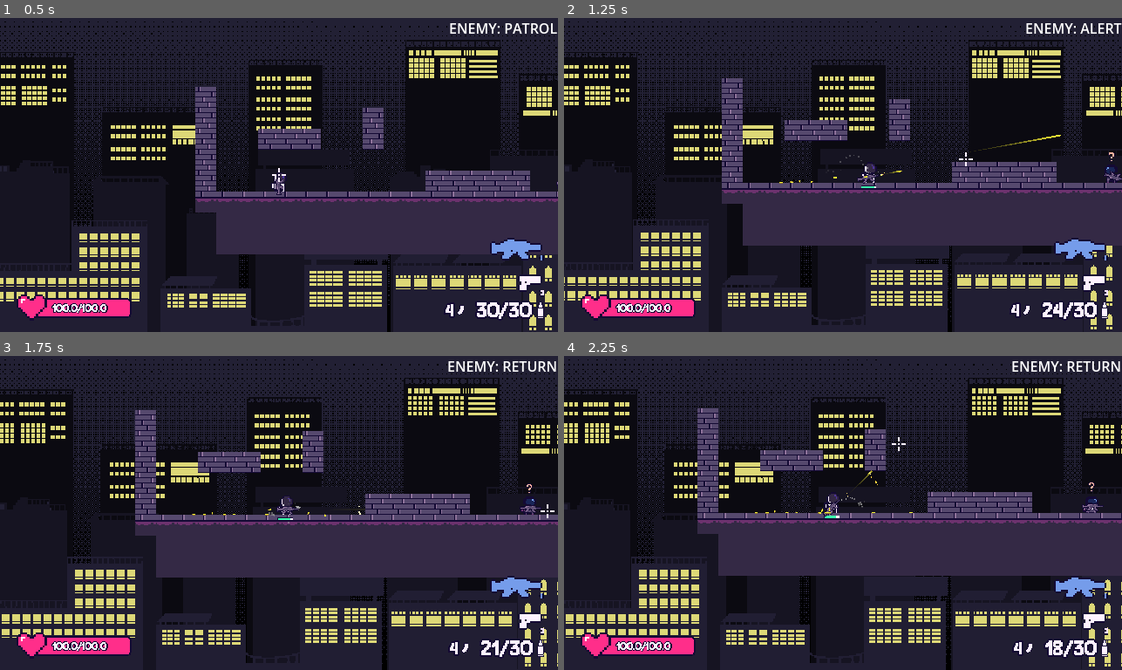
Above: before the commit, frames 1-4 (two rows, left to right).
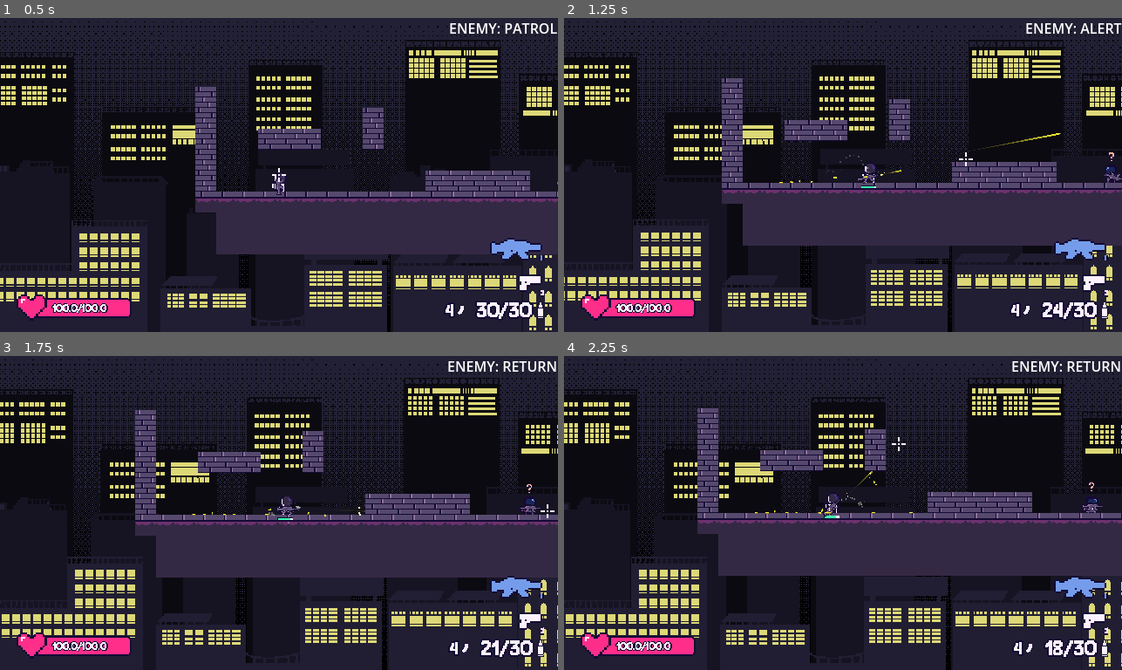
Above: after the commit, the same moments.

Repository: kyteidev/rogueshot
Game: Godot game, scene res://scenes/game_debug.tscn
Same seed, same stepped clock (60 frames per second), same inputs: the game is played once before the commit and once after it.
Inputs (mouse positions are in pixels of both pictures, inside the frame that each line leads up to):
- Up to frame 1 (0.5 s): no input
- Up to frame 2 (1.25 s): tap Enter at 0.5 s; move the mouse to (965, 159) at 0.52 s; press the mouse at (965, 159) at 0.53 s; hold D (player_right) from 0.53 s (still down); tap W (player_jump) at 0.77 s
- Up to frame 3 (1.75 s): release D (player_right) at 1.25 s; release the mouse at (401, 497) at 1.25 s; drag from (167, 528) to (546, 509) at 1.27 s
- Up to frame 4 (2.25 s): move the mouse to (898, 443) at 2.02 s; press the mouse at (898, 443) at 2.03 s; hold A (player_left) from 2.03 s (still down)

Frame 1 is identical in both runs. In frame 2, 0.1% of the frame differs, in the area x 57-90%, y 36-50%; in frame 3, less than 0.1%; in frame 4, less than 0.1%.

Commit message:
move player shooting logic to separate function

Diff:
--- a/scripts/weapon/weapon.gd
+++ b/scripts/weapon/weapon.gd
@@ -174,59 +174,7 @@
 
 	# weapon firing
 	if not input_locked and Input.is_action_pressed("player_shoot"):
-		if can_fire and ammo > 0:
-			# spawn bullet
-			var bullet_instance: CharacterBody2D = BULLET.instantiate()
-			bullet_instance.type = bullet_instance.Types.FRIENDLY
-
-			# apply spread
-			spread_multiplier *= ((100 - player.stamina) / 100) * MAX_STAMINA_SPREAD_MULTIPLIER
-			var spread_angle: float = deg_to_rad(randf_range(-current_spread, current_spread)) \
-					* spread_multiplier
-
-			bullet_instance.global_position = weapon_muzzle.global_position
-			bullet_instance.rotation = global_rotation + spread_angle
-			bullet_instance.scale = Vector2(BULLET_SCALE, BULLET_SCALE)
-
-			bullet_instance.origin_pos = weapon_muzzle.global_position
-			bullet_instance.add_collision_exception_with(player)
-
-			get_tree().root.add_child(bullet_instance)
-
-			# muzzle flash
-			muzzle_flash.fire(weapon_muzzle.global_position, global_rotation)
-
-			# muzzle sparks
-			var spark_instance: CPUParticles2D = SPARK_PARTICLES.instantiate()
-			spark_instance.position = muzzle_flash.position
-			add_child(spark_instance)
-
-			# smoke
-			heat = min(heat + heat_per_shot, MAX_HEAT)
-			smoke.global_position = weapon_muzzle.global_position
-
-			# deduct ammo
-			ammo -= 1
-
-			# cap spread and kick
-			current_spread = min(current_spread + spread_per_shot, max_spread)
-			kick_offset = min(kick_offset + kick, kick * 2.0)
-
-			# eject casing
-			var casing_instance: RigidBody2D = CASING.instantiate()
-			get_tree().root.add_child(casing_instance)
-
-			casing_instance.global_position = weapon_ejection.global_position
-
-			casing_instance.add_collision_exception_with(player)
-			casing_instance.eject(global_rotation)
-
-			# deduct stamina
-			player.stamina -= player.SHOOT_STAMINA_RATE
-
-			# shake camera
-			var camera: Camera2D = get_node("../../Camera")
-			camera.shake_strength = camera_shake
+		_fire_weapon()
 
 		# firing speed timeout
 		if fire_rate == 0.0 and can_fire:
@@ -279,6 +227,62 @@
 	mags -= 1
 
 
+func _fire_weapon() -> void:
+	if can_fire and ammo > 0:
+		# spawn bullet
+		var bullet_instance: CharacterBody2D = BULLET.instantiate()
+		bullet_instance.type = bullet_instance.Types.FRIENDLY
+
+		# apply spread
+		spread_multiplier *= ((100 - player.stamina) / 100) * MAX_STAMINA_SPREAD_MULTIPLIER
+		var spread_angle: float = deg_to_rad(randf_range(-current_spread, current_spread)) \
+				* spread_multiplier
+
+		bullet_instance.global_position = weapon_muzzle.global_position
+		bullet_instance.rotation = global_rotation + spread_angle
+		bullet_instance.scale = Vector2(BULLET_SCALE, BULLET_SCALE)
+
+		bullet_instance.origin_pos = weapon_muzzle.global_position
+		bullet_instance.add_collision_exception_with(player)
+
+		get_tree().root.add_child(bullet_instance)
+
+		# muzzle flash
+		muzzle_flash.fire(weapon_muzzle.global_position, global_rotation)
+
+		# muzzle sparks
+		var spark_instance: CPUParticles2D = SPARK_PARTICLES.instantiate()
+		spark_instance.position = muzzle_flash.position
+		add_child(spark_instance)
+
+		# smoke
+		heat = min(heat + heat_per_shot, MAX_HEAT)
+		smoke.global_position = weapon_muzzle.global_position
+
+		# deduct ammo
+		ammo -= 1
+
+		# cap spread and kick
+		current_spread = min(current_spread + spread_per_shot, max_spread)
+		kick_offset = min(kick_offset + kick, kick * 2.0)
+
+		# eject casing
+		var casing_instance: RigidBody2D = CASING.instantiate()
+		get_tree().root.add_child(casing_instance)
+
+		casing_instance.global_position = weapon_ejection.global_position
+
+		casing_instance.add_collision_exception_with(player)
+		casing_instance.eject(global_rotation)
+
+		# deduct stamina
+		player.stamina -= player.SHOOT_STAMINA_RATE
+
+		# shake camera
+		var camera: Camera2D = get_node("../../Camera")
+		camera.shake_strength = camera_shake
+
+
 func _equip_weapon(index: int) -> void:
 	# reset and save weapon stats before switching
 	if current_weapon != null:
